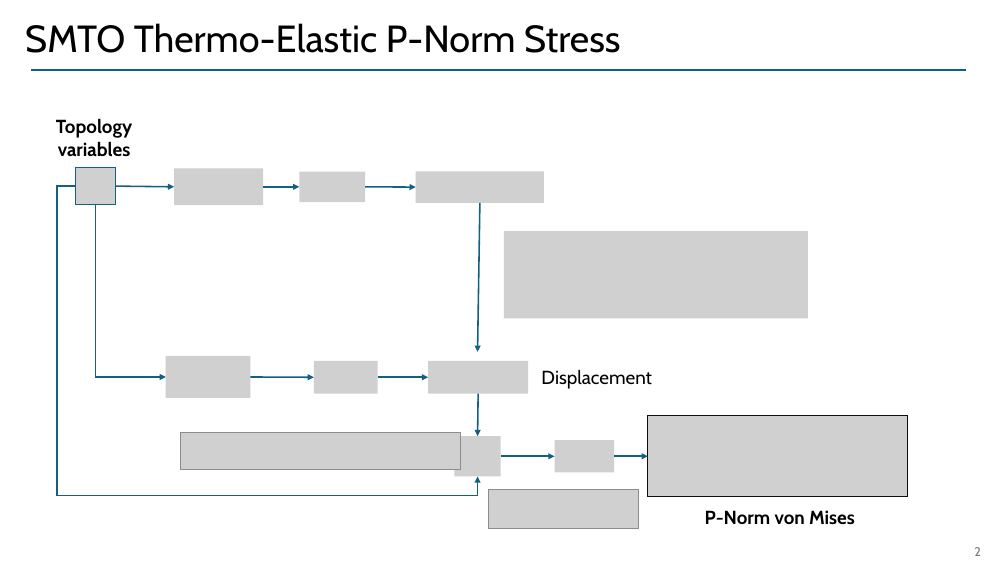
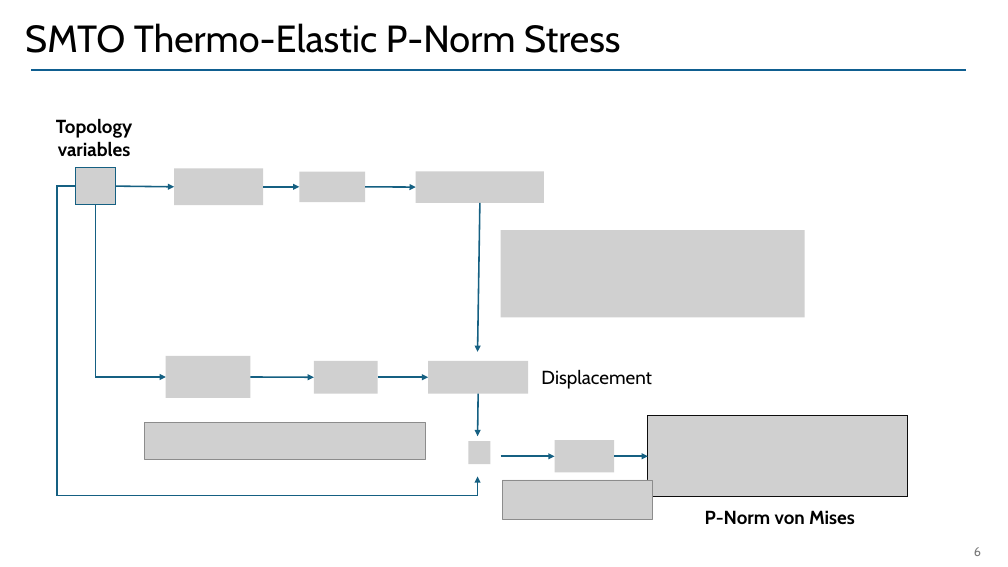
Before and after one commit to UW-ERSL/METALS, a slide deck: slide 6 of Slides/MMTOSensitivities.pptx (slide 2 before the commit). Drawn at 1008x567 pixels with LibreOffice and Linux fonts; fonts in the diff are those of the drawing; grey boxes stand for pictures. Boxes give left, top, right and bottom in pixels: in the first picture for what was removed or moved away, otherwise in the second. Text is boxed around its words. In the diff, an @@ line names an element or a change of style, - is before the commit and + after.

```diff
--- a/Slides/MMTOSensitivities.pptx
+++ b/Slides/MMTOSensitivities.pptx
@@ picture: place and size @@
-picture at [181, 433, 461, 470]
+picture at [145, 423, 426, 460]
@@ picture removed at [454, 436, 501, 476] @@
@@ picture added at [469, 442, 491, 464] @@
@@ picture: place and size @@
-picture at [488, 490, 638, 529]
+picture at [503, 480, 653, 520]
@@ page number at [974, 547, 981, 556]: text changed @@
-2
+6
```
Also in this commit, not shown: 1 other slide changed, 3 slides added, 1 slide removed, 8 other files.
